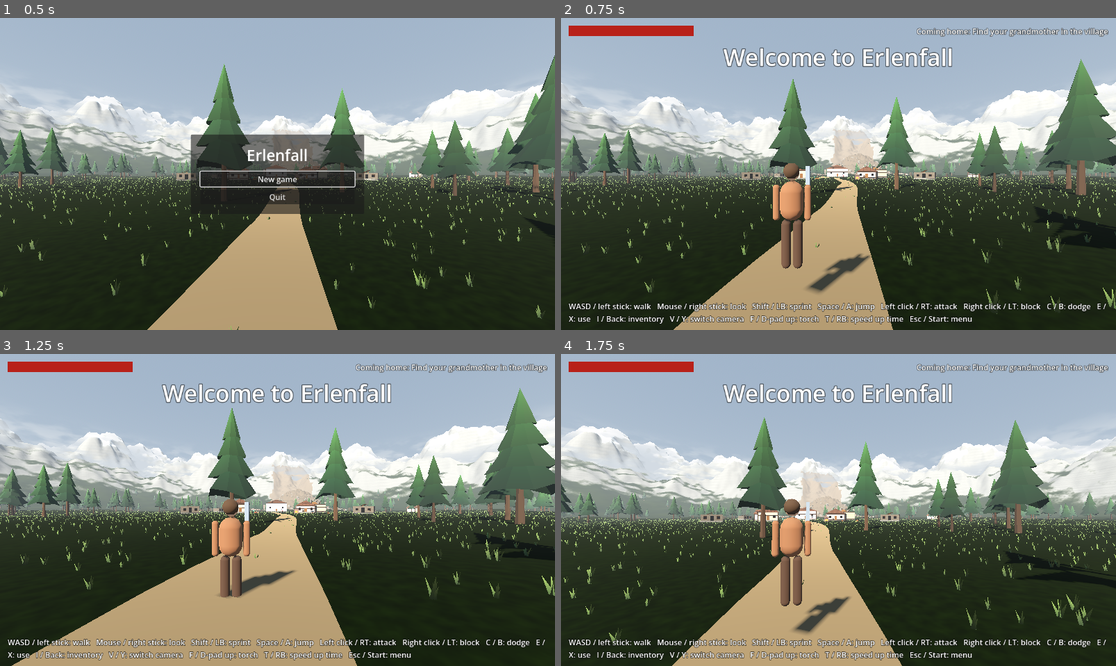
Above: before the commit, frames 1-4 (two rows, left to right).
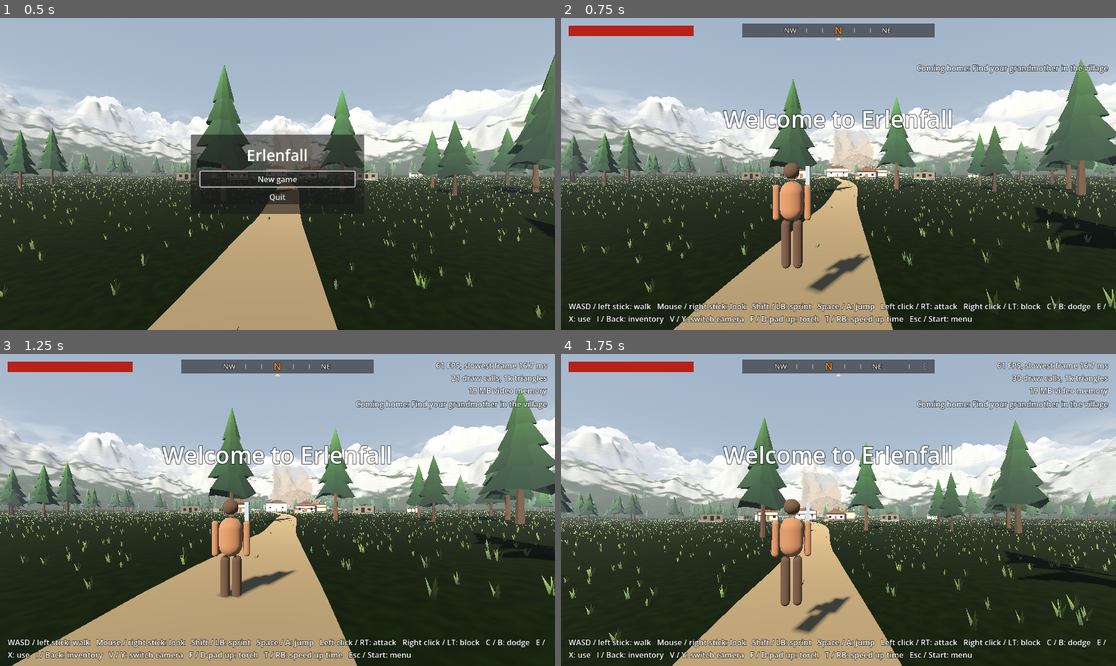
Above: after the commit, the same moments.

Repository: Gamperle/Erlenfall
Game: Godot game, scene res://scenes/main.tscn
Same seed, same stepped clock (60 frames per second), same inputs: the game is played once before the commit and once after it.
Inputs (mouse positions are in pixels of both pictures, inside the frame that each line leads up to):
- Up to frame 1 (0.5 s): no input
- Up to frame 2 (0.75 s): click "New game" at 0.5 s
- Up to frame 3 (1.25 s): no input
- Up to frame 4 (1.75 s): tap Enter (ui_accept) at 1.25, 1.55 s; move the mouse to (866, 510) at 1.27 s; hold T (fast_forward_time) from 1.28 s (still down); hold E (interact) from 1.28 s (still down); tap Space (jump) at 1.52 s

Frame 1 is identical in both runs. In frame 2, 5.1% of the frame differs, in the area x 29-99%, y 1-36%; in frame 3, 5.6%; in frame 4, 5.8%.

Commit message:
Add a compass and performance overlay
The compass strip follows the camera, with German letters for the German
translation. The overlay shows frame rate, the slowest recent frame, draw
calls, triangles, and video memory. Each has its own feature flag.

Co-Authored-By: Claude Opus 5.5 <noreply@anthropic.com>

Diff:
--- a/data/feature_flags.json
+++ b/data/feature_flags.json
@@ -1,5 +1,7 @@
 {
 	"flags": {
+		"compass": true,
+		"performance_overlay": true,
 		"torches": true,
 		"torch_crafting_enabled": true,
 		"torch_starting_item_enabled": true,
--- a/localization/strings.csv
+++ b/localization/strings.csv
@@ -36,6 +36,19 @@
 ITEM_IRON_SWORD,Iron sword,Eisenschwert
 ITEM_IRON_AXE,Iron axe,Eisenaxt
 ITEM_TORCH,Torch,Fackel
+UI_COMPASS_N,N,N
+UI_COMPASS_NE,NE,NO
+UI_COMPASS_E,E,O
+UI_COMPASS_SE,SE,SO
+UI_COMPASS_S,S,S
+UI_COMPASS_SW,SW,SW
+UI_COMPASS_W,W,W
+UI_COMPASS_NW,NW,NW
+UI_METRICS,"%d FPS, slowest frame %.1f ms
+%d draw calls, %.0fk triangles
+%.0f MB video memory","%d FPS, langsamster Frame %.1f ms
+%d Draw Calls, %.0fk Dreiecke
+%.0f MB Videospeicher"
 UI_NO_TORCH,You have no torch.,Du hast keine Fackel.
 UI_TORCH_BURNED_OUT,Your torch has burned out.,Deine Fackel ist abgebrannt.
 QUALITY_CRUDE,Crude,Grob
--- a/scenes/main.tscn
+++ b/scenes/main.tscn
@@ -9,6 +9,8 @@
 [ext_resource type="Script" path="res://scripts/ui/dialogue_ui.gd" id="7"]
 [ext_resource type="Script" path="res://scripts/ui/game_menu.gd" id="8"]
 [ext_resource type="Script" path="res://scripts/world/mist.gd" id="9"]
+[ext_resource type="Script" path="res://scripts/ui/compass.gd" id="10"]
+[ext_resource type="Script" path="res://scripts/ui/performance_overlay.gd" id="11"]
 
 [sub_resource type="ProceduralSkyMaterial" id="1"]
 sky_top_color = Color(0.34, 0.45, 0.58, 1)
@@ -84,11 +86,36 @@
 anchor_left = 0.5
 anchor_right = 0.5
 offset_left = -500.0
-offset_top = 48.0
+offset_top = 176.0
 offset_right = 500.0
-offset_bottom = 120.0
+offset_bottom = 248.0
 label_settings = SubResource("4")
 horizontal_alignment = 1
+
+[node name="Compass" type="Control" parent="UI"]
+layout_mode = 3
+anchors_preset = 5
+anchor_left = 0.5
+anchor_right = 0.5
+offset_left = -200.0
+offset_top = 12.0
+offset_right = 200.0
+offset_bottom = 40.0
+mouse_filter = 2
+script = ExtResource("10")
+
+[node name="PerformanceOverlay" type="Label" parent="UI"]
+anchors_preset = 1
+anchor_left = 1.0
+anchor_right = 1.0
+offset_left = -360.0
+offset_top = 12.0
+offset_right = -16.0
+offset_bottom = 84.0
+grow_horizontal = 0
+label_settings = SubResource("5")
+horizontal_alignment = 2
+script = ExtResource("11")
 
 [node name="HealthBar" type="ProgressBar" parent="UI"]
 offset_left = 16.0
@@ -120,9 +147,9 @@
 anchor_left = 1.0
 anchor_right = 1.0
 offset_left = -560.0
-offset_top = 16.0
+offset_top = 92.0
 offset_right = -16.0
-offset_bottom = 90.0
+offset_bottom = 166.0
 grow_horizontal = 0
 label_settings = SubResource("5")
 horizontal_alignment = 2
--- a/scripts/main.gd
+++ b/scripts/main.gd
@@ -31,6 +31,8 @@
 @onready var _quest_label: Label = $UI/QuestLabel
 @onready var _health_bar: ProgressBar = $UI/HealthBar
 @onready var _message_label: Label = $UI/MessageLabel
+@onready var _compass: Compass = $UI/Compass
+@onready var _performance_overlay: PerformanceOverlay = $UI/PerformanceOverlay
 
 
 func _enter_tree() -> void:
@@ -41,6 +43,11 @@
 	_welcome_label.modulate.a = 0.0
 	_welcome_label.text = tr("UI_WELCOME")
 	_controls_label.text = tr("UI_CONTROLS")
+	_compass.visible = FeatureFlags.enabled("compass")
+	_performance_overlay.visible = FeatureFlags.enabled("performance_overlay")
+	_performance_overlay.set_process(_performance_overlay.visible)
+	if not _performance_overlay.visible:
+		_quest_label.offset_top = _performance_overlay.offset_top
 
 	_player.quests.changed.connect(_on_quests_changed)
 	_player.inventory.changed.connect(_update_quest_label)
@@ -64,6 +71,7 @@
 
 
 func _process(delta: float) -> void:
+	_compass.heading = _player.heading_degrees()
 	var target := _player.interact_target
 	_prompt_label.visible = target != null and not _player.is_busy()
 	if _prompt_label.visible:
--- a/scripts/player/player.gd
+++ b/scripts/player/player.gd
@@ -105,6 +105,11 @@
 		interact_target.interact(self)
 
 
+## The direction the camera faces, in degrees clockwise from north (-Z).
+func heading_degrees() -> float:
+	return fposmod(-rad_to_deg(_pivot.rotation.y), 360.0)
+
+
 func is_dodging() -> bool:
 	return _dodge_time > 0.0
 
--- /dev/null
+++ b/scripts/ui/compass.gd
@@ -0,0 +1,60 @@
+class_name Compass
+extends Control
+## A strip across the top of the screen showing the directions ahead. North is -Z and east is +X.
+
+const VISIBLE_DEGREES := 90.0
+const TICK_DEGREES := 15
+const FADE_START := 0.7
+const FONT_SIZE := 15
+const MAJOR_FONT_SIZE := 20
+const OUTLINE_SIZE := 4
+const BACKGROUND_COLOR := Color(0.1, 0.08, 0.08, 0.55)
+const TICK_COLOR := Color(0.9, 0.87, 0.8)
+const NORTH_COLOR := Color(0.95, 0.55, 0.15)
+const CENTER_MARK_SIZE := 6.0
+const POINTS: Dictionary = {
+	0: "UI_COMPASS_N", 45: "UI_COMPASS_NE", 90: "UI_COMPASS_E", 135: "UI_COMPASS_SE",
+	180: "UI_COMPASS_S", 225: "UI_COMPASS_SW", 270: "UI_COMPASS_W", 315: "UI_COMPASS_NW",
+}
+
+## The direction being faced, in degrees clockwise from north.
+var heading := 0.0:
+	set(new_heading):
+		if new_heading != heading:
+			heading = new_heading
+			queue_redraw()
+
+
+## Returns where a direction appears, from -1 at the left edge to 1 at the right.
+func offset_of(bearing: float) -> float:
+	return wrapf(bearing - heading, -180.0, 180.0) / VISIBLE_DEGREES
+
+
+func _draw() -> void:
+	draw_rect(Rect2(Vector2.ZERO, size), BACKGROUND_COLOR)
+	var font := ThemeDB.fallback_font
+	for bearing in range(0, 360, TICK_DEGREES):
+		var offset := offset_of(bearing)
+		if absf(offset) >= 1.0:
+			continue
+		var x := (offset + 1.0) * size.x / 2.0
+		var fade := 1.0 - smoothstep(FADE_START, 1.0, absf(offset))
+		if POINTS.has(bearing):
+			var major := bearing % 90 == 0
+			var font_size := MAJOR_FONT_SIZE if major else FONT_SIZE
+			var color := NORTH_COLOR if bearing == 0 else TICK_COLOR
+			color.a = fade
+			var text := tr(POINTS[bearing])
+			var at := Vector2(x - font.get_string_size(text, HORIZONTAL_ALIGNMENT_LEFT, -1, font_size).x / 2.0, size.y / 2.0 + font_size * 0.36)
+			draw_string_outline(font, at, text, HORIZONTAL_ALIGNMENT_LEFT, -1, font_size, OUTLINE_SIZE, Color(0.0, 0.0, 0.0, fade * 0.8))
+			draw_string(font, at, text, HORIZONTAL_ALIGNMENT_LEFT, -1, font_size, color)
+		else:
+			var tick := TICK_COLOR
+			tick.a = fade * 0.7
+			draw_line(Vector2(x, size.y * 0.35), Vector2(x, size.y * 0.65), tick, 1.0)
+	var middle := size.x / 2.0
+	draw_colored_polygon(PackedVector2Array([
+		Vector2(middle - CENTER_MARK_SIZE, size.y + CENTER_MARK_SIZE),
+		Vector2(middle + CENTER_MARK_SIZE, size.y + CENTER_MARK_SIZE),
+		Vector2(middle, size.y),
+	]), TICK_COLOR)
--- /dev/null
+++ b/scripts/ui/performance_overlay.gd
@@ -0,0 +1,28 @@
+class_name PerformanceOverlay
+extends Label
+## Shows frame rate and rendering measurements, refreshed a few times per second.
+
+const REFRESH_SECONDS := 0.5
+
+var _since_refresh := 0.0
+var _slowest_frame := 0.0
+
+
+func _process(delta: float) -> void:
+	_slowest_frame = maxf(_slowest_frame, delta)
+	_since_refresh += delta
+	if _since_refresh >= REFRESH_SECONDS:
+		_since_refresh = 0.0
+		refresh()
+		_slowest_frame = 0.0
+
+
+func refresh() -> void:
+	var fps := Performance.get_monitor(Performance.TIME_FPS)
+	text = tr("UI_METRICS") % [
+		fps,
+		_slowest_frame * 1000.0,
+		Performance.get_monitor(Performance.RENDER_TOTAL_DRAW_CALLS_IN_FRAME),
+		Performance.get_monitor(Performance.RENDER_TOTAL_PRIMITIVES_IN_FRAME) / 1000.0,
+		Performance.get_monitor(Performance.RENDER_VIDEO_MEM_USED) / 1048576.0,
+	]
--- a/tests/smoke_test.gd
+++ b/tests/smoke_test.gd
@@ -65,6 +65,7 @@
 			kinds[input.get_class()] = true
 		_check(kinds.size() >= 1 and _has_joypad(kinds), "%s has a controller binding" % action)
 
+	_test_hud(scene, player)
 	_test_feature_flags()
 	await _test_torch(player)
 	await _test_crafting(scene, player)
@@ -75,6 +76,28 @@
 
 	print("FAILED: %d" % _failures if _failures > 0 else "ALL PASSED")
 	quit(1 if _failures > 0 else 0)
+
+
+func _test_hud(scene: Node, player: Player) -> void:
+	var compass: Compass = scene.get_node("UI/Compass")
+	var overlay: PerformanceOverlay = scene.get_node("UI/PerformanceOverlay")
+	var pivot: Node3D = player.get_node("CameraPivot")
+	pivot.rotation = Vector3.ZERO
+	_check(is_equal_approx(player.heading_degrees(), 0.0), "facing -Z is north")
+	pivot.rotation.y = -PI / 2.0
+	_check(is_equal_approx(player.heading_degrees(), 90.0), "facing +X is east")
+	compass.heading = 90.0
+	_check(is_equal_approx(compass.offset_of(90.0), 0.0), "the faced direction is in the middle of the compass")
+	_check(compass.offset_of(0.0) == -1.0 and compass.offset_of(180.0) == 1.0, "north is to the left when facing east")
+	compass.heading = 350.0
+	_check(is_equal_approx(compass.offset_of(10.0), 20.0 / Compass.VISIBLE_DEGREES), "the compass wraps around north")
+	pivot.rotation = Vector3.ZERO
+
+	overlay.refresh()
+	_check(overlay.visible and overlay.text.contains("FPS"), "the performance overlay shows measurements")
+	TranslationServer.set_locale("de")
+	_check(tr("UI_COMPASS_E") == "O", "east is translated on the compass")
+	TranslationServer.set_locale("en")
 
 
 func _test_feature_flags() -> void:
Not shown: 1 places in scenes/main.tscn that only renumber resources
Not shown, added: scripts/ui/compass.gd.uid
Not shown, added: scripts/ui/performance_overlay.gd.uid
Not shown, changed: docs/FEATURE_FLAGS.md
